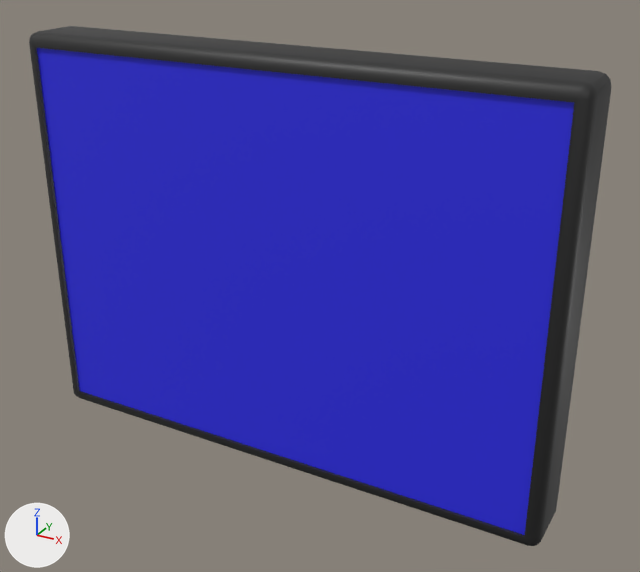
One commit to the Blender file sourceModels/MediumDisplay.blend: the scene before it, then after it.
One viewpoint serves both versions: a 50 mm camera at (1.48, -2.48, 1.94) aimed at (0.12, -0.01, 0.7). Arrows for +X, +Y and +Z are at lower left; the lights stay in place.

The first picture shows 'Case', 'Glass'.
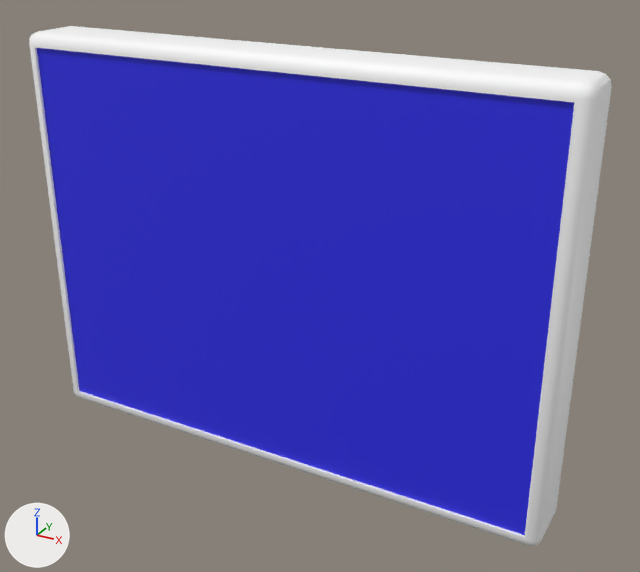
Location of each change, [x1, y1, x2, y2] in pixels of the pictures (640 x 572 px):
'Case', recoloured: [29, 26, 612, 546] in both

The edits, one by one:
Material 'case_mat' (mat_case_mat) changes colour from black #252525 to white #ffffff; in linear values from (0.0188, 0.0188, 0.0188) to (1.0, 1.0, 1.0).
